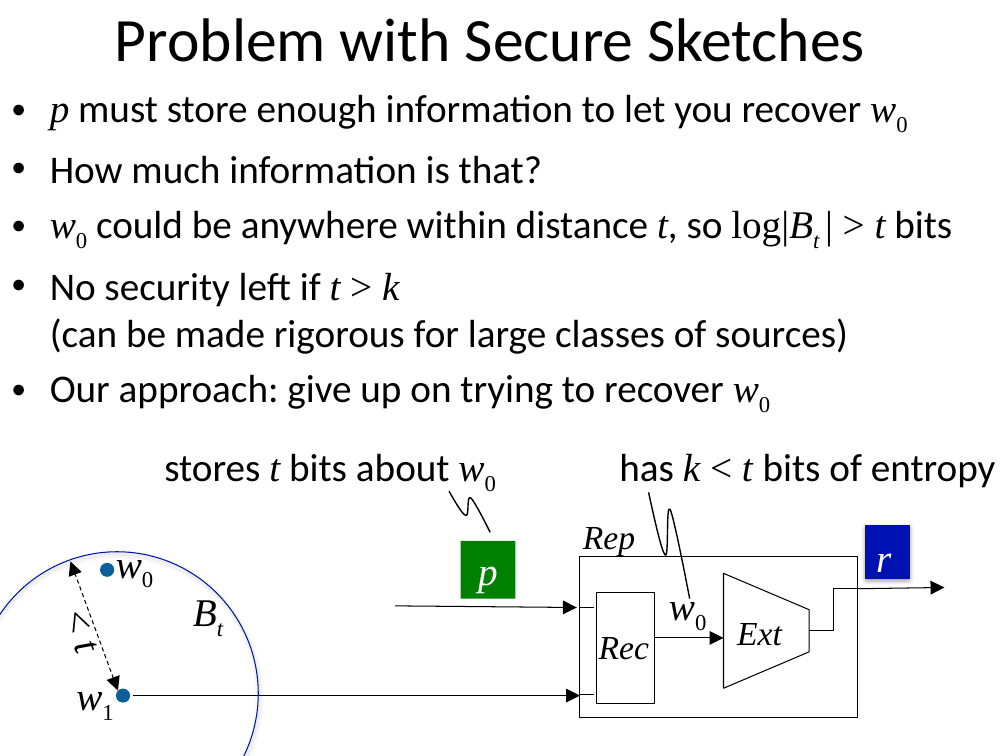
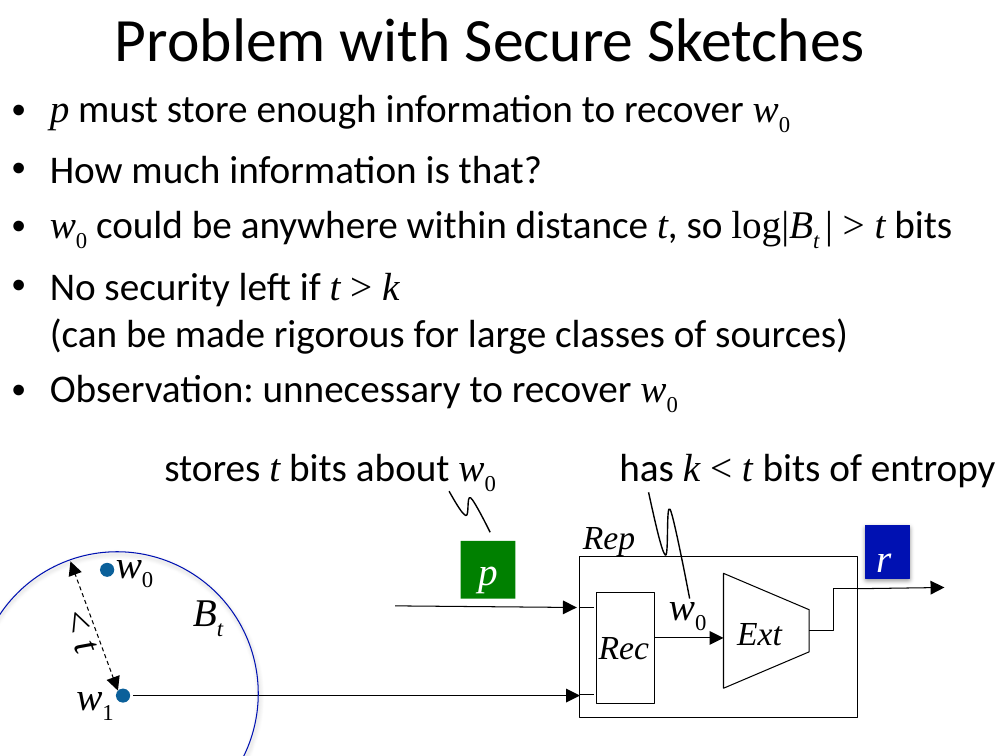
Before and after one commit to xianruimeng/comp-fuzzy-ext, a slide deck: slide 11 of constantRate/MoreErrorsThanEntropy-Brown.pptx (slide 8 before the commit). Drawn at 1008x756 pixels with LibreOffice and Linux fonts; fonts in the diff are those of the drawing. Boxes give left, top, right and bottom in pixels: in the first picture for what was removed or moved away, otherwise in the second. Text is boxed around its words. In the diff, an @@ line names an element or a change of style, - is before the commit and + after.

```diff
--- a/constantRate/MoreErrorsThanEntropy-Brown.pptx
+++ b/constantRate/MoreErrorsThanEntropy-Brown.pptx
@@ text at [50,94,744,130]: text changed @@
-• p must store enough information to let you recover w0
+• p must store enough information to recover w0
@@ text at [50,374,632,409]: text changed @@
-• Our approach: give up on trying to recover w0
+• Observation: unnecessary to recover w0
```
Also in this commit, not shown: 8 other slides changed, 15 slides added, 2 slides removed.
